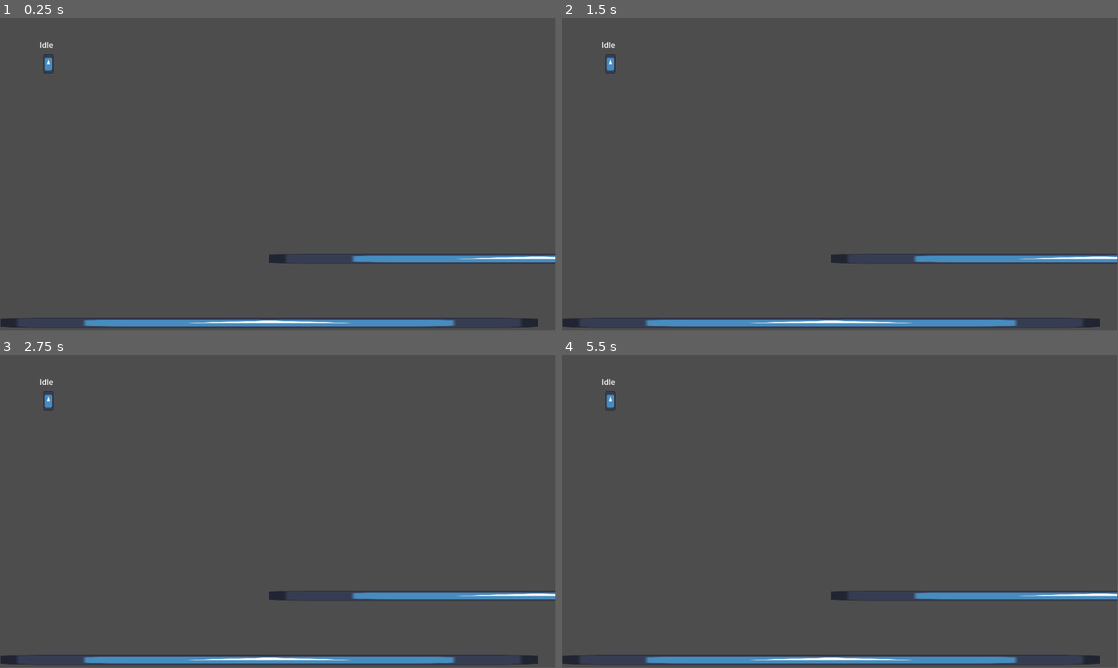
Above: before the commit, frames 1-4 (two rows, left to right).
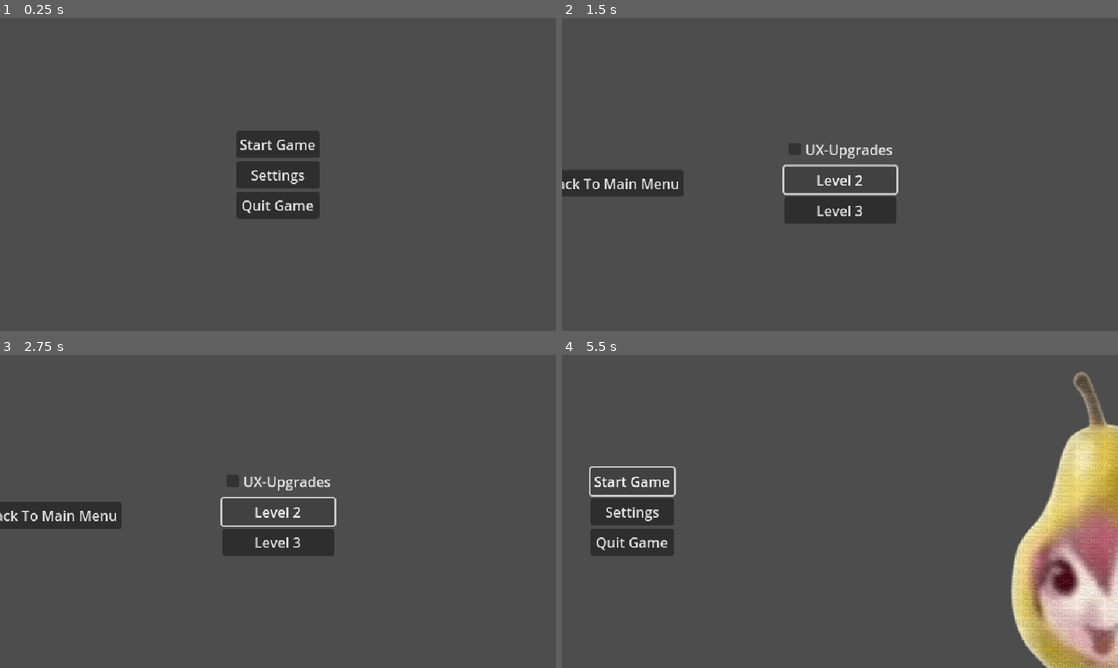
Above: after the commit, the same moments.

Repository: Zicr0n/garb
Game: Godot game, scene res://menus/main_menu.tscn
Same seed, same stepped clock (60 frames per second), same inputs: the game is played once before the commit and once after it. Before the commit the project starts from res://test-scene.tscn. The engine's default icon, where the game draws it, is replaced by a stand-in: a white triangle on a blue panel in a dark square.
Inputs (mouse positions are in pixels of both pictures, inside the frame that each line leads up to):
- Up to frame 1 (0.25 s): no input
- Up to frame 2 (1.5 s): click (840, 174) at 0.5 s, where only the run after the commit has a clickable "Settings"; click (840, 249) at 1.25 s, where only the run after the commit has a clickable "UX-Upgrades"
- Up to frame 3 (2.75 s): click (278, 511) at 2 s, where only the run after the commit has a clickable "Level 2"
- Up to frame 4 (5.5 s): click (840, 542) at 2.75 s, where only the run after the commit has a clickable "Level 3"; click (612, 514) at 3.5 s, where only the run after the commit has a clickable "Back To Main Menu"; click (840, 358) at 4.25 s, where only the run after the commit has a clickable "Start Game"; click (840, 480) at 5 s, where only the run after the commit has a clickable "Start Game"
In our replay, the window is 799x449 before the commit and 800x450 after it. These sizes can differ from the game's own. Grey fills any space a smaller window leaves; there, only what the larger window draws over its background counts as a difference.

The runs differ from the first frame. In frame 1, 7.1% of the frame differs, in the area x 0-100%, y 7-100%; in frame 2, 7.6%; in frame 3, 7.6%; in frame 4, 18%, in the area x 0-100%, y 5-100%.

Commit message:
im very cool with menus

Diff:
--- /dev/null
+++ b/menus/level_select_buttons.gd
@@ -0,0 +1,10 @@
+extends Control
+
+@export var main_menu : MainMenu = null
+
+func _on_level_1_pressed() -> void:
+	pass # Replace with function body.
+
+
+func _on_back_button_pressed() -> void:
+	main_menu.back_from_level_select_menu()
--- a/menus/level_select_menu.tscn
+++ b/menus/level_select_menu.tscn
@@ -1,14 +1,59 @@
-[gd_scene format=3 uid="uid://byr47gp8mwbva"]
+[gd_scene load_steps=3 format=3 uid="uid://byr47gp8mwbva"]
 
-[node name="levelSelectMenu" type="Node2D"]
+[ext_resource type="Texture2D" uid="uid://dn13j5rcilh36" path="res://freak.png" id="1_4804j"]
+[ext_resource type="Script" uid="uid://eqix3edryhvy" path="res://menus/level_select_buttons.gd" id="2_ty7iu"]
 
-[node name="Control" type="Control" parent="."]
+[node name="levelSelectMenu" type="Control"]
 layout_mode = 3
 anchors_preset = 0
-offset_right = 40.0
-offset_bottom = 40.0
+offset_right = 640.0
+offset_bottom = 360.0
+pivot_offset = Vector2(320, 180)
+script = ExtResource("2_ty7iu")
 
-[node name="Level1" type="Button" parent="Control"]
+[node name="Sprite2D" type="Sprite2D" parent="."]
+position = Vector2(161, 190)
+texture = ExtResource("1_4804j")
+
+[node name="VBoxContainer" type="VBoxContainer" parent="."]
+layout_mode = 1
+anchors_preset = 8
+anchor_left = 0.5
+anchor_top = 0.5
+anchor_right = 0.5
+anchor_bottom = 0.5
+offset_left = -31.0
+offset_top = -50.5
+offset_right = 31.0
+offset_bottom = 50.5
+grow_horizontal = 2
+grow_vertical = 2
+
+[node name="Level2" type="Button" parent="VBoxContainer"]
+layout_mode = 2
+text = "Level 2"
+
+[node name="Level1" type="Button" parent="VBoxContainer/Level2"]
 layout_mode = 0
-offset_right = 8.0
-offset_bottom = 8.0
+offset_top = -35.0
+offset_right = 62.0
+offset_bottom = -4.0
+text = "Level 1"
+
+[node name="Level3" type="Button" parent="VBoxContainer"]
+layout_mode = 2
+text = "Level 3"
+
+[node name="BackButtonLS" type="Button" parent="."]
+layout_mode = 1
+anchors_preset = 2
+anchor_top = 1.0
+anchor_bottom = 1.0
+offset_left = 303.0
+offset_top = -103.0
+offset_right = 463.0
+offset_bottom = -72.0
+grow_vertical = 0
+text = "Back To Main Menu"
+
+[connection signal="pressed" from="BackButtonLS" to="." method="_on_back_button_pressed"]
--- a/menus/main_menu.tscn
+++ b/menus/main_menu.tscn
@@ -1,35 +1,155 @@
-[gd_scene load_steps=2 format=3 uid="uid://ctvreo1y474rv"]
+[gd_scene load_steps=8 format=3 uid="uid://ctvreo1y474rv"]
 
 [ext_resource type="Script" uid="uid://covvuvdu1veku" path="res://menus/main_menu_buttons.gd" id="1_8gy84"]
+[ext_resource type="PackedScene" uid="uid://byr47gp8mwbva" path="res://menus/level_select_menu.tscn" id="2_ij7vn"]
+[ext_resource type="PackedScene" uid="uid://bjxev4es20eod" path="res://menus/settings_menu.tscn" id="3_yjgyn"]
+
+[sub_resource type="Animation" id="Animation_8gy84"]
+resource_name = "Main -> LevelSelect"
+tracks/0/type = "bezier"
+tracks/0/imported = false
+tracks/0/enabled = true
+tracks/0/path = NodePath("Camera2D:position:x")
+tracks/0/interp = 1
+tracks/0/loop_wrap = true
+tracks/0/keys = {
+"handle_modes": PackedInt32Array(0, 0),
+"points": PackedFloat32Array(0, -0.25, 0, 0.25, 0, 700, 0, 0, 0, 0),
+"times": PackedFloat32Array(0, 1)
+}
+tracks/1/type = "bezier"
+tracks/1/imported = false
+tracks/1/enabled = true
+tracks/1/path = NodePath("Camera2D:position:y")
+tracks/1/interp = 1
+tracks/1/loop_wrap = true
+tracks/1/keys = {
+"handle_modes": PackedInt32Array(0, 0),
+"points": PackedFloat32Array(0, -0.25, 0, 0.25, 0, 0, 0, 0, 0, 0),
+"times": PackedFloat32Array(0, 1)
+}
+
+[sub_resource type="Animation" id="Animation_ij7vn"]
+length = 0.001
+tracks/0/type = "bezier"
+tracks/0/imported = false
+tracks/0/enabled = true
+tracks/0/path = NodePath("Camera2D:position:x")
+tracks/0/interp = 1
+tracks/0/loop_wrap = true
+tracks/0/keys = {
+"handle_modes": PackedInt32Array(0),
+"points": PackedFloat32Array(0, -0.25, 0, 0.25, 0),
+"times": PackedFloat32Array(0)
+}
+tracks/1/type = "bezier"
+tracks/1/imported = false
+tracks/1/enabled = true
+tracks/1/path = NodePath("Camera2D:position:y")
+tracks/1/interp = 1
+tracks/1/loop_wrap = true
+tracks/1/keys = {
+"handle_modes": PackedInt32Array(0),
+"points": PackedFloat32Array(0, -0.25, 0, 0.25, 0),
+"times": PackedFloat32Array(0)
+}
+
+[sub_resource type="Animation" id="Animation_rqbgu"]
+resource_name = "Main -> Settings"
+tracks/0/type = "bezier"
+tracks/0/imported = false
+tracks/0/enabled = true
+tracks/0/path = NodePath("Camera2D:position:x")
+tracks/0/interp = 1
+tracks/0/loop_wrap = true
+tracks/0/keys = {
+"handle_modes": PackedInt32Array(0, 0),
+"points": PackedFloat32Array(0, -0.25, 0, 0.25, 0, 0, -0.25, 0, 0.25, 0),
+"times": PackedFloat32Array(0, 1)
+}
+tracks/1/type = "bezier"
+tracks/1/imported = false
+tracks/1/enabled = true
+tracks/1/path = NodePath("Camera2D:position:y")
+tracks/1/interp = 1
+tracks/1/loop_wrap = true
+tracks/1/keys = {
+"handle_modes": PackedInt32Array(0, 0),
+"points": PackedFloat32Array(0, -0.25, 0, 0.25, 0, 500, -0.25, 0, 0.25, 0),
+"times": PackedFloat32Array(0, 1)
+}
+
+[sub_resource type="AnimationLibrary" id="AnimationLibrary_ij7vn"]
+_data = {
+&"Main -> LevelSelect": SubResource("Animation_8gy84"),
+&"Main -> Settings": SubResource("Animation_rqbgu"),
+&"RESET": SubResource("Animation_ij7vn")
+}
 
 [node name="mainMenu" type="Node2D"]
 
 [node name="mainMenuButtons" type="Control" parent="."]
 layout_mode = 3
-anchors_preset = 0
-offset_right = 40.0
-offset_bottom = 40.0
+anchors_preset = 8
+anchor_left = 0.5
+anchor_top = 0.5
+anchor_right = 0.5
+anchor_bottom = 0.5
+offset_left = -320.0
+offset_top = -180.0
+offset_right = 320.0
+offset_bottom = 180.0
+grow_horizontal = 2
+grow_vertical = 2
 script = ExtResource("1_8gy84")
-metadata/_edit_use_anchors_ = true
 
-[node name="StartGame" type="Button" parent="mainMenuButtons"]
-layout_mode = 0
-offset_right = 8.0
-offset_bottom = 8.0
+[node name="VBoxContainer" type="VBoxContainer" parent="mainMenuButtons"]
+layout_mode = 1
+anchors_preset = 8
+anchor_left = 0.5
+anchor_top = 0.5
+anchor_right = 0.5
+anchor_bottom = 0.5
+offset_left = -48.00006
+offset_top = -50.5
+offset_right = 48.00006
+offset_bottom = 50.5
+grow_horizontal = 2
+grow_vertical = 2
+
+[node name="StartGame" type="Button" parent="mainMenuButtons/VBoxContainer"]
+layout_mode = 2
 text = "Start Game"
 
-[node name="Settings" type="Button" parent="mainMenuButtons"]
-layout_mode = 0
-offset_right = 8.0
-offset_bottom = 8.0
+[node name="Settings" type="Button" parent="mainMenuButtons/VBoxContainer"]
+layout_mode = 2
 text = "Settings"
 
-[node name="QuitGame" type="Button" parent="mainMenuButtons"]
-layout_mode = 0
-offset_right = 8.0
-offset_bottom = 8.0
+[node name="QuitGame" type="Button" parent="mainMenuButtons/VBoxContainer"]
+layout_mode = 2
 text = "Quit Game"
 
-[connection signal="button_down" from="mainMenuButtons/StartGame" to="mainMenuButtons" method="_on_start_game_button_down"]
-[connection signal="button_down" from="mainMenuButtons/Settings" to="mainMenuButtons" method="_on_settings_button_down"]
-[connection signal="button_down" from="mainMenuButtons/QuitGame" to="mainMenuButtons" method="_on_quit_game_button_down"]
+[node name="Camera2D" type="Camera2D" parent="."]
+
+[node name="AnimationPlayer" type="AnimationPlayer" parent="."]
+libraries = {
+&"": SubResource("AnimationLibrary_ij7vn")
+}
+
+[node name="levelSelectMenu" parent="." node_paths=PackedStringArray("main_menu") instance=ExtResource("2_ij7vn")]
+offset_left = 380.0
+offset_top = -180.0
+offset_right = 1020.0
+offset_bottom = 180.0
+main_menu = NodePath("../mainMenuButtons")
+
+[node name="SettingsMenu" parent="." node_paths=PackedStringArray("main_menu") instance=ExtResource("3_yjgyn")]
+offset_left = -320.0
+offset_top = 500.0
+offset_right = 320.0
+offset_bottom = 500.0
+main_menu = NodePath("../mainMenuButtons")
+
+[connection signal="button_down" from="mainMenuButtons/VBoxContainer/StartGame" to="mainMenuButtons" method="_on_start_game_button_down"]
+[connection signal="button_down" from="mainMenuButtons/VBoxContainer/Settings" to="mainMenuButtons" method="_on_settings_button_down"]
+[connection signal="button_down" from="mainMenuButtons/VBoxContainer/QuitGame" to="mainMenuButtons" method="_on_quit_game_button_down"]
--- a/menus/main_menu_buttons.gd
+++ b/menus/main_menu_buttons.gd
@@ -1,17 +1,26 @@
 extends Control
+class_name MainMenu
 
-var continuefromlastsavemidlevel = false # temporary
+@onready var animation_player: AnimationPlayer = $"../AnimationPlayer"
 
 func _on_start_game_button_down() -> void:
-	if continuefromlastsavemidlevel:
+	if false:
 		pass # do that
 	else:
-		pass #go to levelselect menu
+		animation_player.play("Main -> LevelSelect")
 
 
 func _on_settings_button_down() -> void:
-	pass # Replace with function body.
+	animation_player.play("Main -> Settings")
 
 
 func _on_quit_game_button_down() -> void:
 	get_tree().quit()
+
+
+func back_from_level_select_menu() -> void:
+	animation_player.play("Main -> LevelSelect",-1, -1, true)
+
+
+func back_from_settings_menu():
+	animation_player.play("Main -> Settings", -1, -1, true)
--- /dev/null
+++ b/menus/settings_menu.gd
@@ -0,0 +1,11 @@
+extends Control
+
+@export var main_menu : MainMenu = null
+
+
+func _on_back_button_pressed() -> void:
+	main_menu.back_from_settings_menu()
+
+
+func _on_ux_improvements_toggled(toggled_on: bool) -> void:
+	pass # Replace with function body.
--- /dev/null
+++ b/menus/settings_menu.tscn
@@ -0,0 +1,64 @@
+[gd_scene load_steps=3 format=3 uid="uid://bjxev4es20eod"]
+
+[ext_resource type="Texture2D" uid="uid://7u6ticish8j3" path="res://lotr.jpg" id="1_83qjl"]
+[ext_resource type="Script" uid="uid://csgyiceukp6i5" path="res://menus/settings_menu.gd" id="1_v0bl3"]
+
+[node name="SettingsMenu" type="Control"]
+layout_mode = 3
+anchors_preset = 8
+anchor_left = 0.5
+anchor_top = 0.5
+anchor_right = 0.5
+anchor_bottom = 0.5
+offset_left = -640.0
+offset_top = -360.0
+offset_bottom = -40.0
+grow_horizontal = 2
+grow_vertical = 2
+pivot_offset = Vector2(320, 180)
+script = ExtResource("1_v0bl3")
+
+[node name="Sprite2D" type="Sprite2D" parent="."]
+visible = false
+texture = ExtResource("1_83qjl")
+
+[node name="VBoxContainer" type="VBoxContainer" parent="."]
+layout_mode = 1
+anchors_preset = 8
+anchor_left = 0.5
+anchor_top = 0.5
+anchor_right = 0.5
+anchor_bottom = 0.5
+offset_left = -31.0
+offset_top = -50.5
+offset_right = 31.0
+offset_bottom = 50.5
+grow_horizontal = 2
+grow_vertical = 2
+
+[node name="UXImprovements" type="CheckBox" parent="VBoxContainer"]
+layout_mode = 2
+text = "UX-Upgrades"
+
+[node name="AnotherONE" type="Button" parent="VBoxContainer"]
+layout_mode = 2
+text = "Level 2"
+
+[node name="AnotherTWO" type="Button" parent="VBoxContainer"]
+layout_mode = 2
+text = "Level 3"
+
+[node name="BackButtonS" type="Button" parent="."]
+layout_mode = 1
+anchors_preset = 2
+anchor_top = 1.0
+anchor_bottom = 1.0
+offset_left = -20.0
+offset_top = -11.0
+offset_right = 140.0
+offset_bottom = 20.0
+grow_vertical = 0
+text = "Back To Main Menu"
+
+[connection signal="toggled" from="VBoxContainer/UXImprovements" to="." method="_on_ux_improvements_toggled"]
+[connection signal="pressed" from="BackButtonS" to="." method="_on_back_button_pressed"]
--- a/project.godot
+++ b/project.godot
@@ -11,9 +11,18 @@
 [application]
 
 config/name="garb"
-run/main_scene="uid://c0fpi2hx80ksy"
+run/main_scene="uid://ctvreo1y474rv"
 config/features=PackedStringArray("4.5", "GL Compatibility")
 config/icon="res://icon.svg"
+
+[display]
+
+window/size/viewport_width=640
+window/size/viewport_height=360
+window/size/resizable=false
+window/size/window_width_override=1920
+window/size/window_height_override=1080
+window/stretch/mode="viewport"
 
 [input]
 
@@ -42,5 +51,6 @@
 
 [rendering]
 
+textures/canvas_textures/default_texture_filter=0
 renderer/rendering_method="gl_compatibility"
 renderer/rendering_method.mobile="gl_compatibility"
Renamed: hatdolfmitler.jpg -> lotr.jpg
Not shown, changed: lotr.jpg.import
Not shown, added: menus/level_select_buttons.gd.uid
Not shown, added: menus/settings_menu.gd.uid
